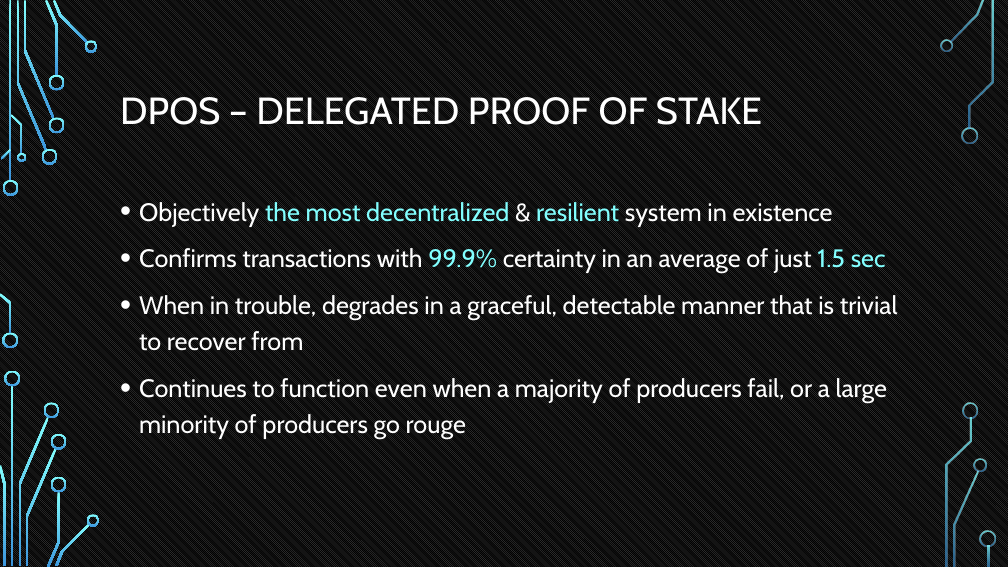
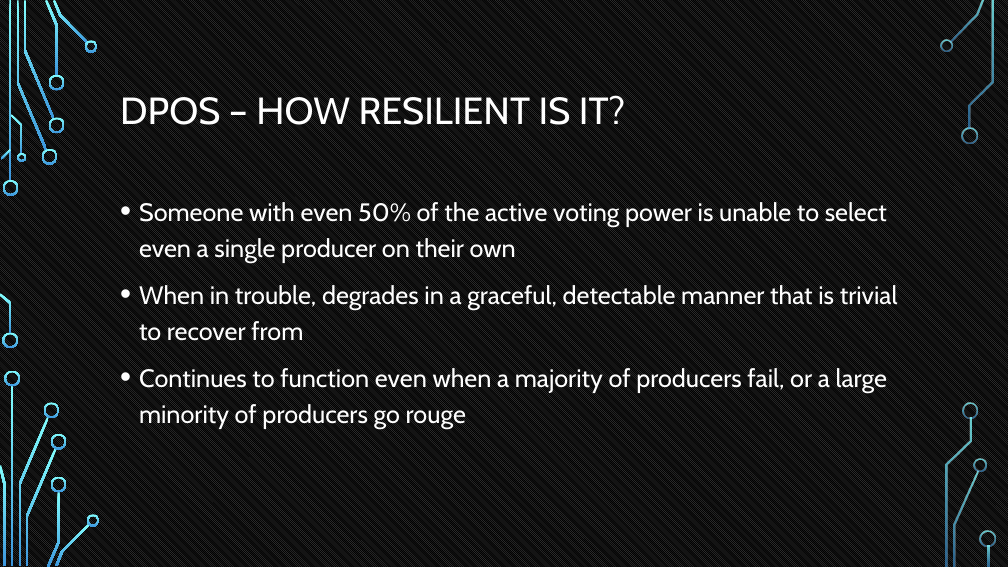
Before and after one commit to tokenika/tokenika.github.io, a slide deck: slide 32 of WarsawBlock.pptx (slide 41 before the commit). Drawn at 1008x567 pixels with LibreOffice and Linux fonts; fonts in the diff are those of the drawing; background and template pictures are left out. Boxes give left, top, right and bottom in pixels: in the first picture for what was removed or moved away, otherwise in the second. Text is boxed around its words. In the diff, an @@ line names an element or a change of style, - is before the commit and + after.

```diff
--- a/WarsawBlock.pptx
+++ b/WarsawBlock.pptx
@@ title at [120,95,625,125]: text changed @@
-DPOS – DELEGATED PROOF OF STAKE
+DPOS – HOW RESILIENT IS IT?
@@ text at [139,202,887,263]: text changed @@
-• Objectively the most decentralized & resilient system in existence
-• Confirms transactions with 99.9% certainty in an average of just 1.5 sec
+• Someone with even 50% of the active voting power is unable to select even a single producer on their own
```
Also in this commit, not shown: 25 other slides changed, 5 slides added, 2 slides removed, 1 other file.
